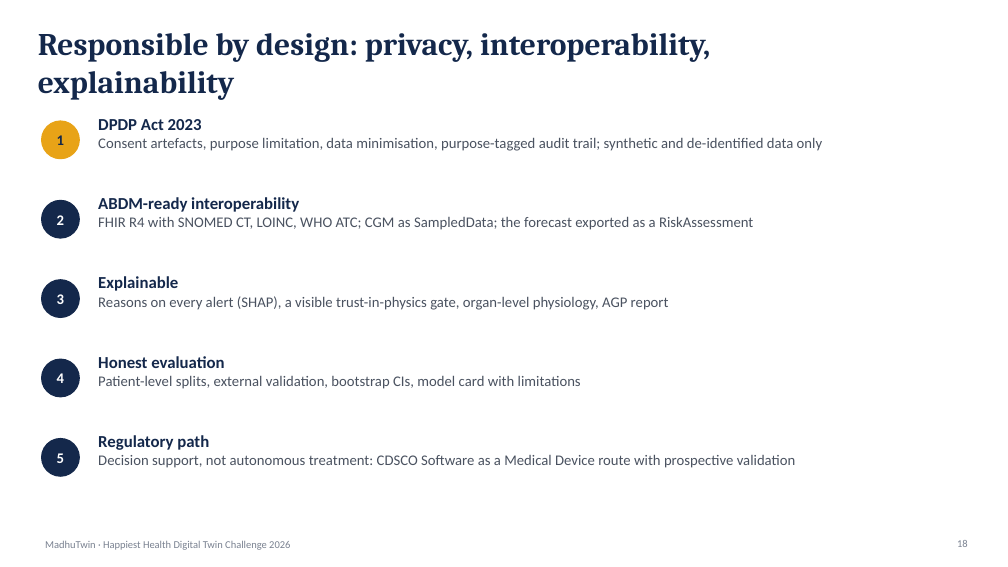
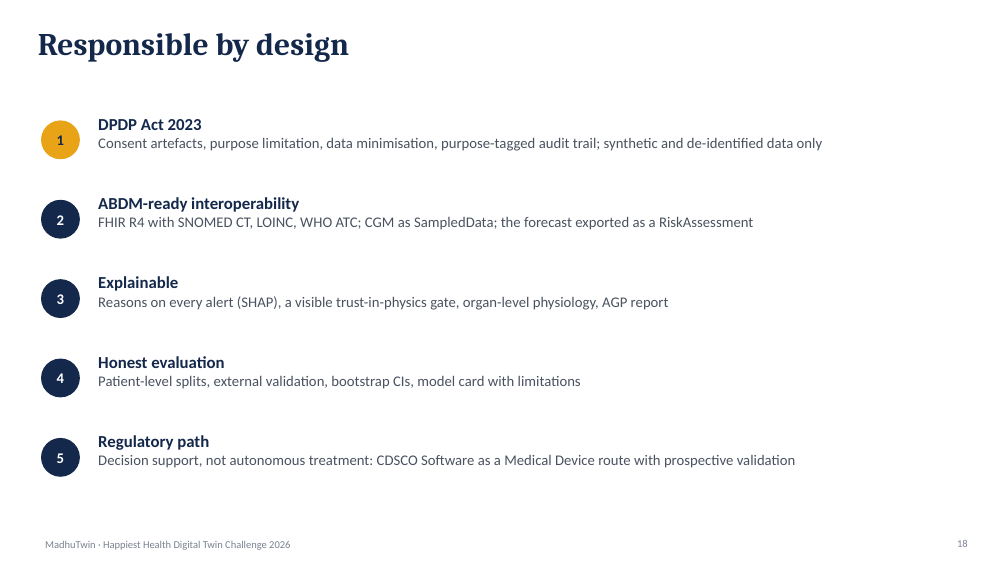
Before and after one commit to ShubAce/MadhuTwin, a slide deck: slide 18 of docs/presentation.pptx. Drawn at 1008x567 pixels with LibreOffice and Linux fonts; fonts in the diff are those of the drawing. Boxes give left, top, right and bottom in pixels: in the first picture for what was removed or moved away, otherwise in the second. Text is boxed around its words. In the diff, an @@ line names an element or a change of style, - is before the commit and + after.

```diff
--- a/docs/presentation.pptx
+++ b/docs/presentation.pptx
@@ text at (x1=38, y1=33, x2=349, y2=62): text changed @@
-Responsible by design: privacy, interoperability, explainability
+Responsible by design
```
Also in this commit, not shown: 9 other slides changed, 8 other files.
